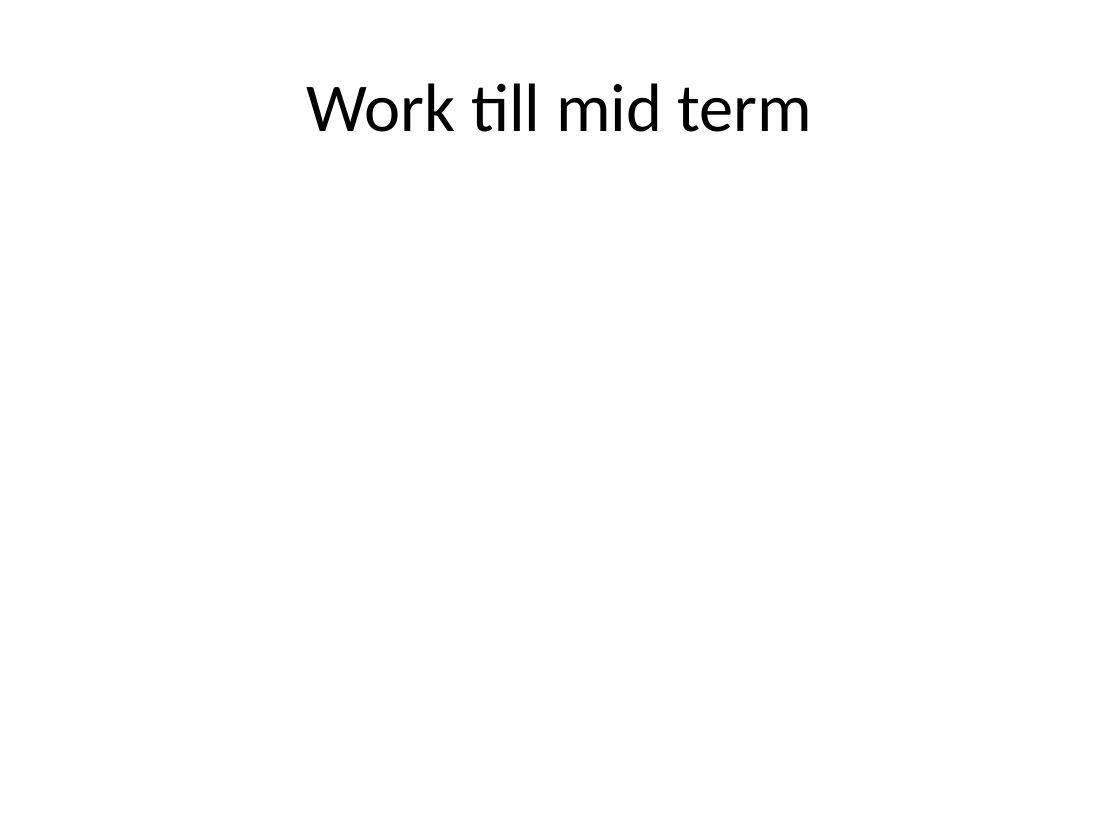
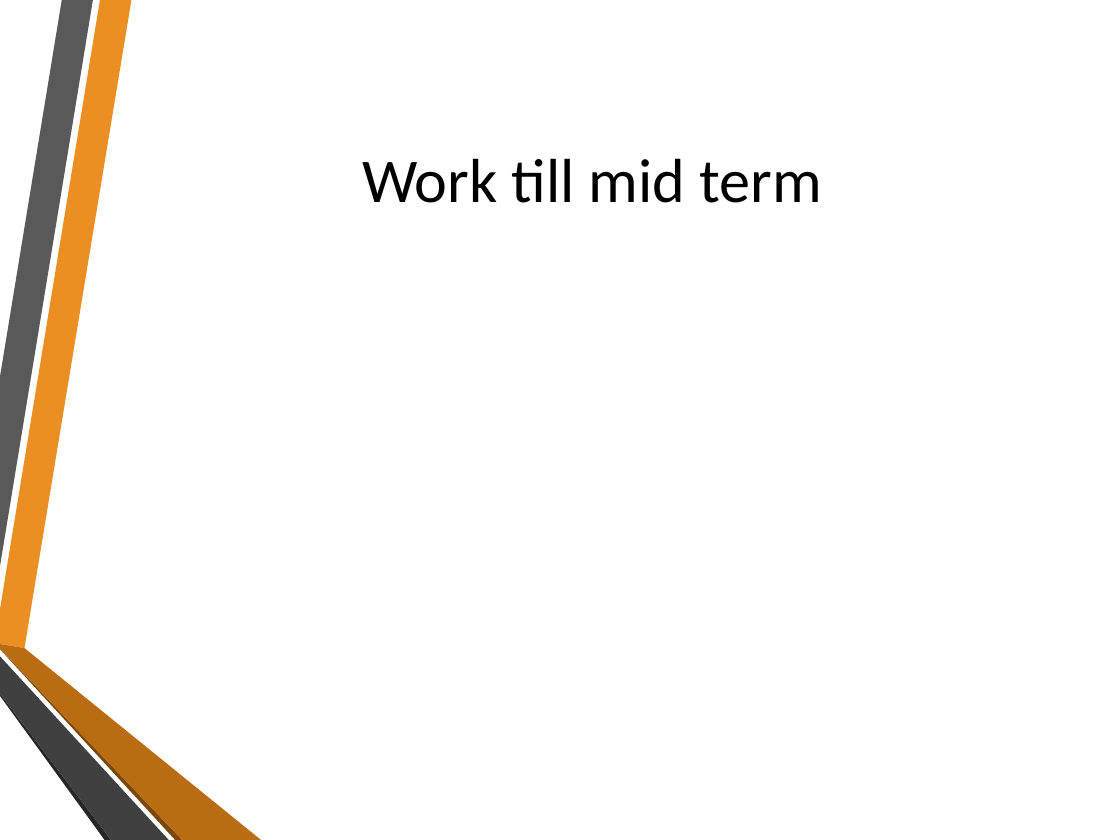
Before and after one commit to PritomKumar/SPLproject-1, a slide deck: slide 4 of Extracting Text File From Downloaded Packet File.pptx. Drawn at 1120x840 pixels with LibreOffice and Linux fonts; fonts in the diff are those of the drawing; background and template pictures are left out. Boxes give left, top, right and bottom in pixels: in the first picture for what was removed or moved away, otherwise in the second. Text is boxed around its words. In the diff, an @@ line names an element or a change of style, - is before the commit and + after.

```diff
--- a/Extracting Text File From Downloaded Packet File.pptx
+++ b/Extracting Text File From Downloaded Packet File.pptx
@@ title "Work till mid term": place and size @@
-title "Work till mid term" at box(307, 83, 813, 132)
+title "Work till mid term" at box(362, 158, 821, 203)
@@ title "Work till mid term" at box(362, 158, 821, 203): size 44 to 40 pt @@
@@ group added at box(0, 0, 261, 840): 6 freeform shapes @@
```
Also in this commit, not shown: 5 other slides changed, 2 other files.
